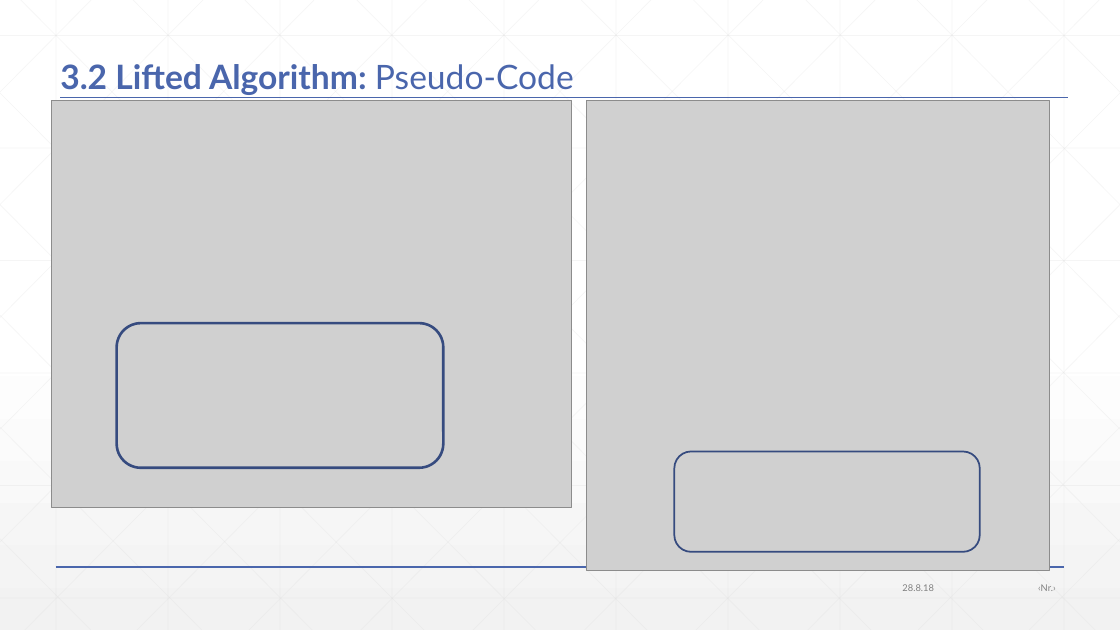
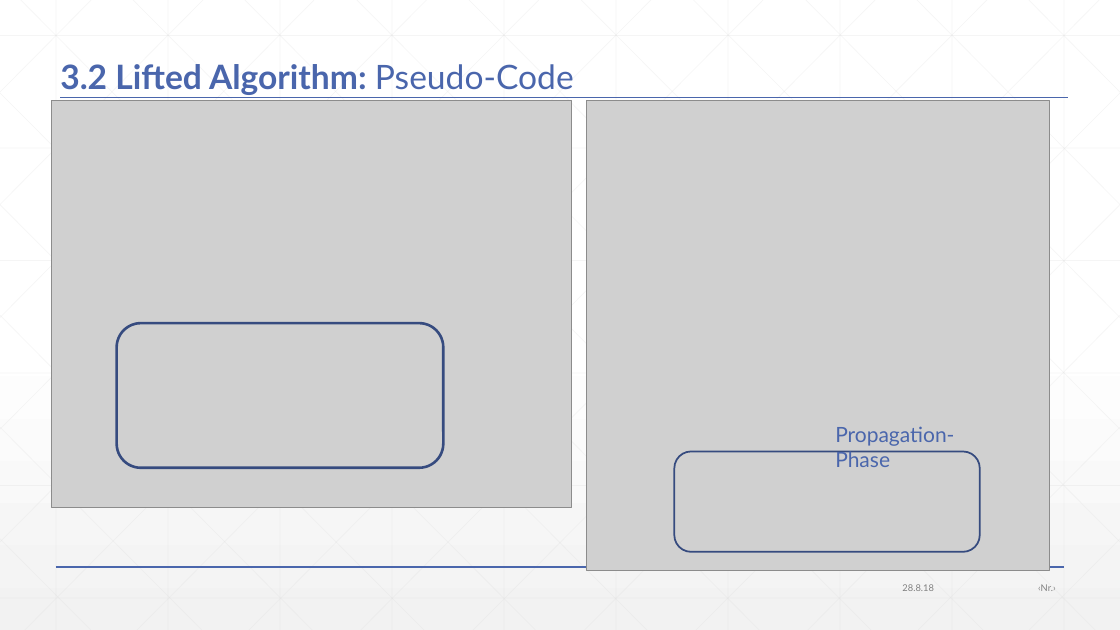
Before and after one commit to JonasWerner/BachelorThesis, a slide deck: slide 50 of Presentation/pdr_presentation.pptx. Drawn at 1120x630 pixels with LibreOffice and Linux fonts; fonts in the diff are those of the drawing; grey boxes stand for pictures. Boxes give left, top, right and bottom in pixels: in the first picture for what was removed or moved away, otherwise in the second. Text is boxed around its words. In the diff, an @@ line names an element or a change of style, - is before the commit and + after.

```diff
--- a/Presentation/pdr_presentation.pptx
+++ b/Presentation/pdr_presentation.pptx
@@ text added at (835, 426, 954, 467), 18 pt, text #4A66AC @@
+Propagation-Phase
```
Also in this commit, not shown: 14 other slides changed, 3 slides added, 1 slide removed, 1 other file.
